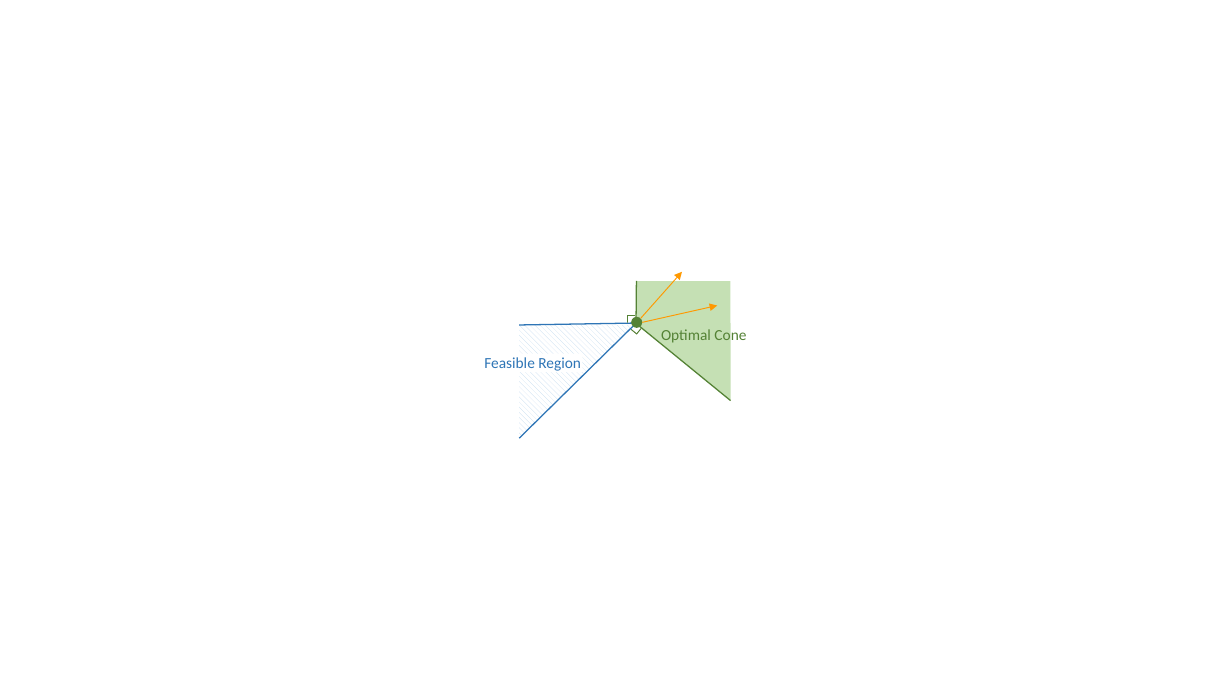
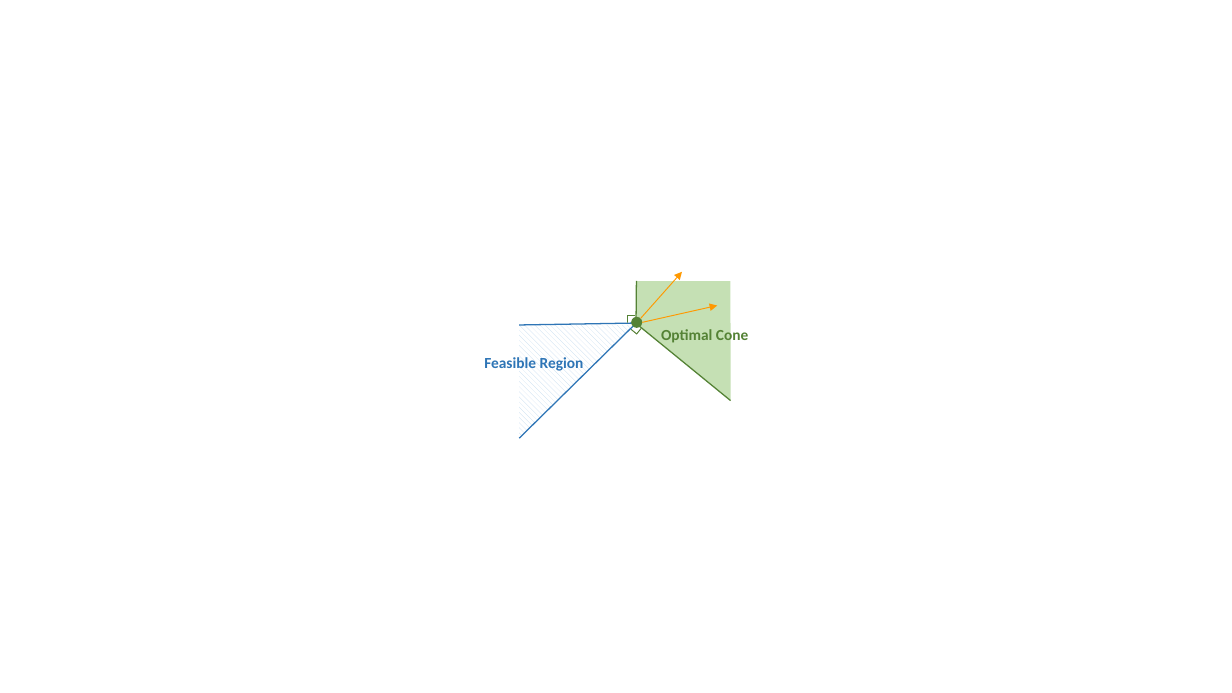
Before and after one commit to khalil-research/CaVE, a slide deck: slide 2 of images/axis.pptx. Drawn at 1232x693 pixels with LibreOffice and Linux fonts; fonts in the diff are those of the drawing; background and template pictures are left out. Boxes give left, top, right and bottom in pixels: in the first picture for what was removed or moved away, otherwise in the second. Text is boxed around its words. In the diff, an @@ line names an element or a change of style, - is before the commit and + after.

```diff
--- a/images/axis.pptx
+++ b/images/axis.pptx
@@ text "Optimal Cone" at box(661, 327, 748, 345): bold on @@
@@ text "Feasible Region" at box(484, 357, 584, 371): bold on; fill #FFFFFF to none @@
```
Also in this commit, not shown: 1 other slide changed, 4 other files.
